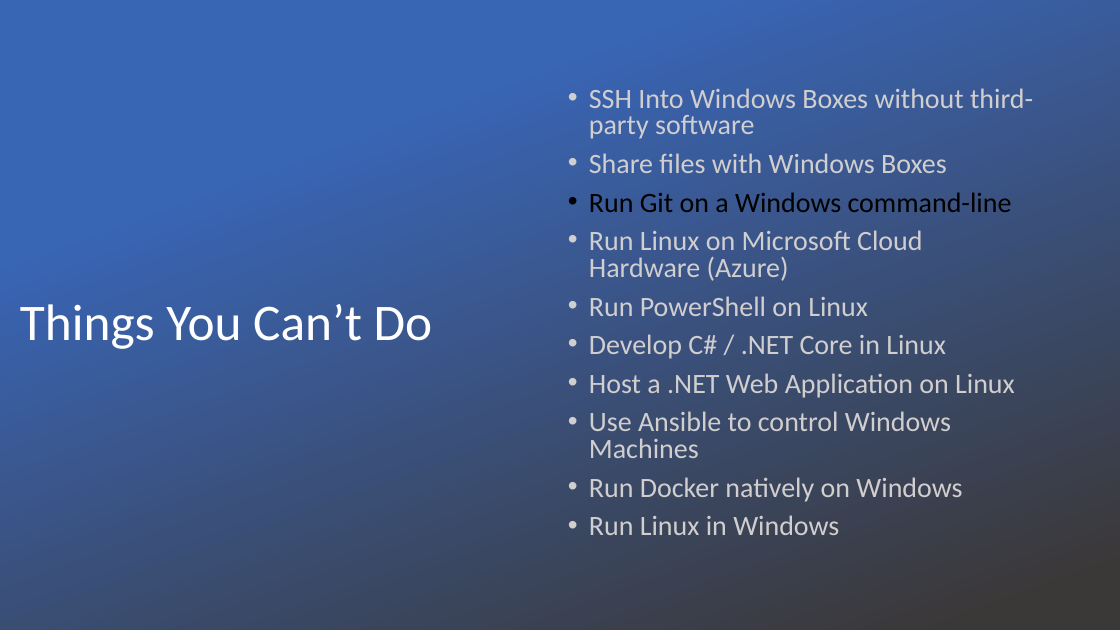
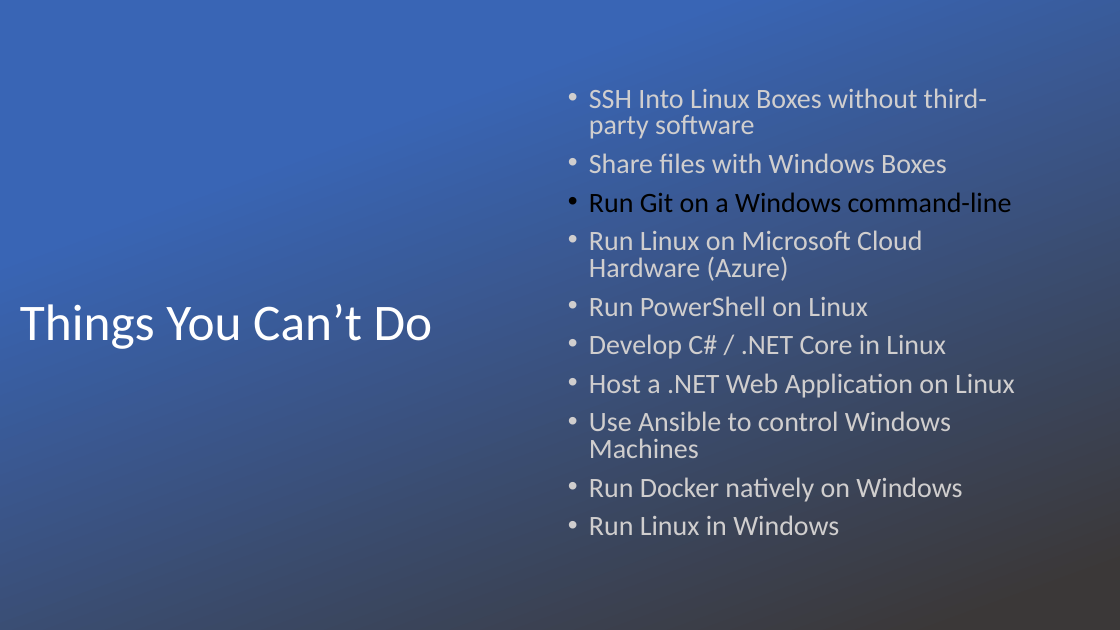
Before and after one commit to CantonLinux/WindowsLinuxInterop, a slide deck: slide 13 of pres/Windows Linux Interoperability.pptx. Drawn at 1120x630 pixels with LibreOffice and Linux fonts; fonts in the diff are those of the drawing; background and template pictures are left out; a plain dark background stands for a picture behind light text. Boxes give left, top, right and bottom in pixels: in the first picture for what was removed or moved away, otherwise in the second. Text is boxed around its words. In the diff, an @@ line names an element or a change of style, - is before the commit and + after.

Commit message:
updated typo

```diff
--- a/pres/Windows Linux Interoperability.pptx
+++ b/pres/Windows Linux Interoperability.pptx
@@ text at box(589, 88, 987, 139): text changed @@
-• SSH Into Windows Boxes without third-party software
+• SSH Into Linux Boxes without third-party software
```
Also in this commit, not shown: 11 other slides changed.
